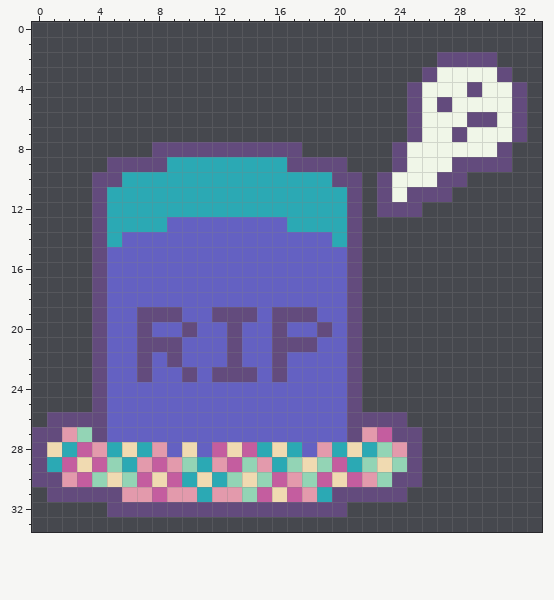
Two states of a pixel-art sprite, Assets/sprites/monsters/Tombstone/Tombstone.png. This is how it looked before the edit.
The file is 34x34 pixels.
After the commit:
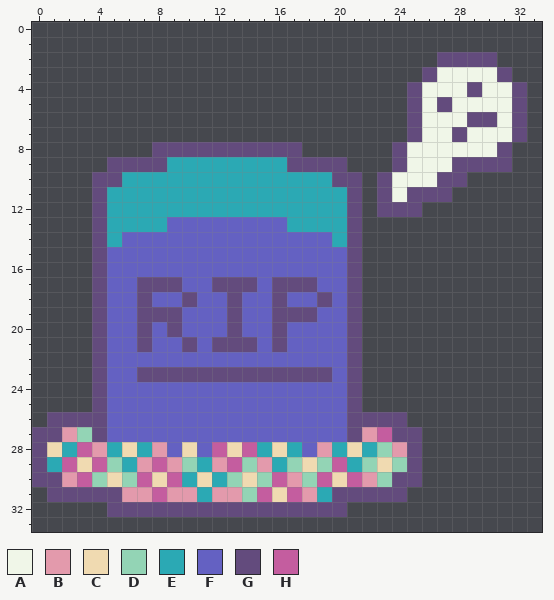
Palette (. is transparent): A #f0f6e8  B #e39aac  C #f0dab1  D #93d4b5  E #2ba9b4  F #6461c2  G #634b7d  H #c45d9f
Changes in this commit:
@@ x 5..21 @@
 16 FFFFFFFFFFFFFFFFG
-17 FFFFFFFFFFFFFFFFG
-18 FFFFFFFFFFFFFFFFG
-19 FFGGGFFGGGFGGGFFG
-20 FFGFFGFFGFFGFFGFG
-21 FFGGGFFFGFFGGGFFG
-22 FFGFGFFFGFFGFFFFG
-23 FFGFFGFGGGFGFFFFG
+17 FFGGGFFGGGFGGGFFG
+18 FFGFFGFFGFFGFFGFG
+19 FFGGGFFFGFFGGGFFG
+20 FFGFGFFFGFFGFFFFG
+21 FFGFFGFGGGFGFFFFG
+22 FFFFFFFFFFFFFFFFG
+23 FFGGGGGGGGGGGGGFG
 24 FFFFFFFFFFFFFFFFG
Boxes around the changes in both pictures, in picture pixels (x1, y1, x2, y2):
changed: (137, 277, 332, 382)
